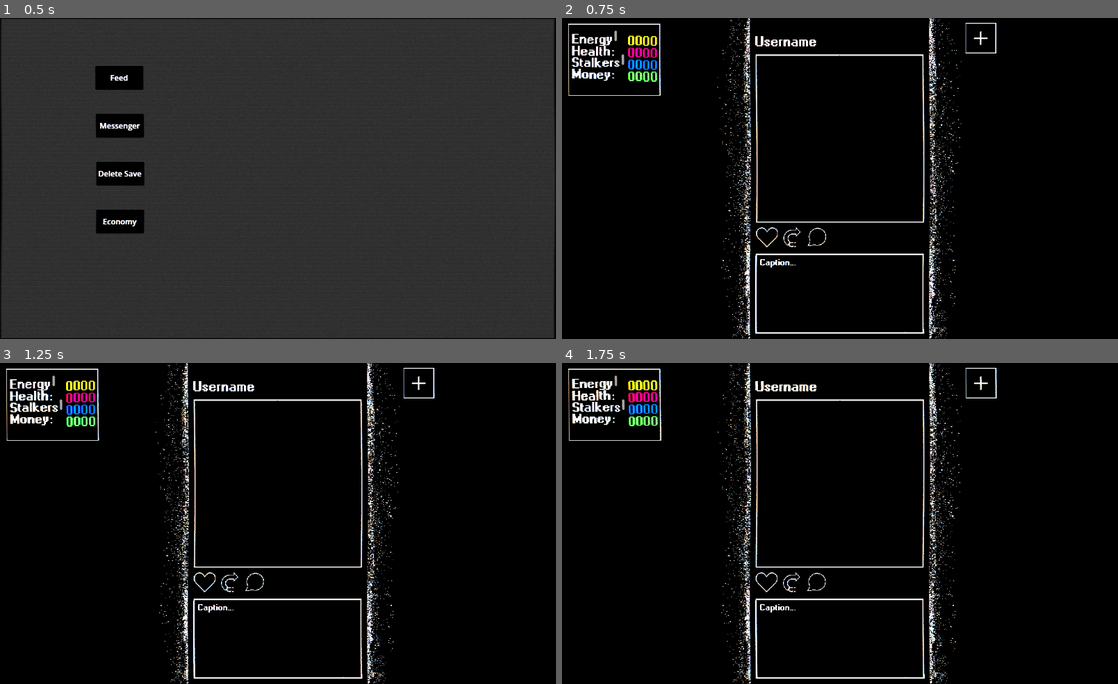
Above: before the commit, frames 1-4 (two rows, left to right).
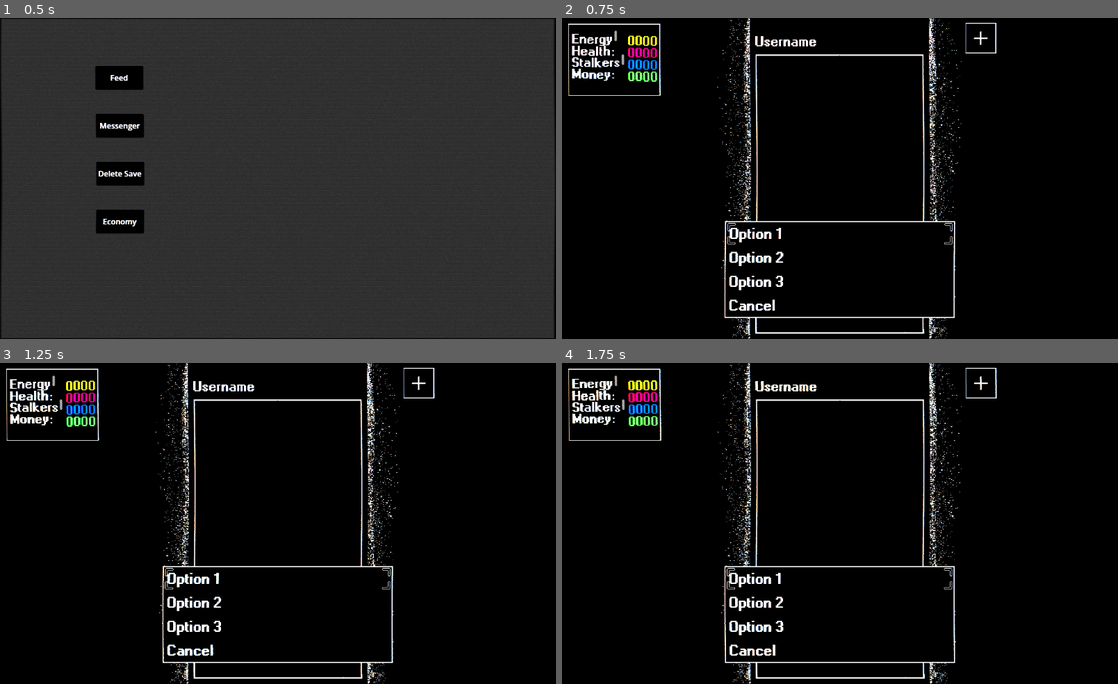
Above: after the commit, the same moments.

Repository: AdamCMunro/social-game
Game: Godot game, scene res://main.tscn
Same seed, same stepped clock (60 frames per second), same inputs: the game is played once before the commit and once after it.
Inputs (mouse positions are in pixels of both pictures, inside the frame that each line leads up to):
- Up to frame 1 (0.5 s): no input
- Up to frame 2 (0.75 s): click "Feed" at 0.5 s
- Up to frame 3 (1.25 s): no input
- Up to frame 4 (1.75 s): tap Enter at 1.25 s; move the mouse to (840, 523) at 1.27 s; click (840, 523) at 1.42 s

Frame 1 is identical in both runs. In frame 2, 2.5% of the frame differs, in the area x 29-71%, y 63-94%; in frame 3, 2.5%; in frame 4, 2.5%.

Commit message:
adding comment stuff

Diff:
--- a/social-game/feed.gd
+++ b/social-game/feed.gd
@@ -24,6 +24,7 @@
 
 var is_scrolling = false
 var paused = false
+var commenting = false
 
 # Called when the node enters the scene tree for the first time.
 func _ready() -> void:
@@ -31,6 +32,9 @@
 
 	background_pos = $FeedBackground/Texture.position
 	background_width = $FeedBackground/Texture.size.x
+
+	$CommentBox.position = viewport_centre
+	$CommentBox.position.y = 525
 
 	stat_block_pos = player.get_node("StatBlock").position
 
@@ -179,3 +183,15 @@
 		var hand = player.get_node("Hand")
 		tween.tween_property(hand, "position:y", hand_pos.y - 20, 0.05)
 		tween.tween_property(hand, "position:y", hand_pos.y, 0.05)
+
+func _show_comment_box():
+	var tween = create_tween()
+
+	tween.set_ease(Tween.EASE_IN_OUT)
+	tween.set_trans(Tween.TRANS_SINE)
+
+	tween.tween_property($CommentBox, "position:y", 100, 0.1)
+
+
+func _hide_comment_box():
+	pass
--- a/social-game/feed.tscn
+++ b/social-game/feed.tscn
@@ -5,6 +5,9 @@
 [ext_resource type="Texture2D" uid="uid://epawnamf4d4y" path="res://assets/Feed_Background.png" id="2_insad"]
 [ext_resource type="Script" uid="uid://du6rui0tgp2f3" path="res://new_post_button.gd" id="3_j7o2i"]
 [ext_resource type="Texture2D" uid="uid://clmicxk60kuy4" path="res://assets/New_Post_Button.png" id="3_n6tdq"]
+[ext_resource type="Texture2D" uid="uid://pfwusgo5ll1r" path="res://assets/Comment_Box.png" id="6_0eyb3"]
+[ext_resource type="FontFile" uid="uid://colsx08shwr3g" path="res://fonts/windows-bold[1].ttf" id="7_ogxe3"]
+[ext_resource type="Texture2D" uid="uid://bv7kp8r2220md" path="res://assets/Square_Selection.png" id="8_fqlfk"]
 
 [sub_resource type="RectangleShape2D" id="RectangleShape2D_insad"]
 size = Vector2(128, 128)
@@ -49,6 +52,160 @@
 [node name="CollisionShape2D" type="CollisionShape2D" parent="NewPostButton" unique_id=815436491]
 shape = SubResource("RectangleShape2D_insad")
 
+[node name="CommentBox" type="Area2D" parent="." unique_id=1898517508]
+z_index = 2
+
+[node name="CommentingText" type="Label" parent="CommentBox" unique_id=1036693439]
+visible = false
+offset_right = 40.0
+offset_bottom = 23.0
+
+[node name="Sprite2D" type="Sprite2D" parent="CommentBox" unique_id=1016564010]
+texture = ExtResource("6_0eyb3")
+
+[node name="Option1" type="Area2D" parent="CommentBox" unique_id=2101078491]
+position = Vector2(0, -75)
+
+[node name="Label" type="Label" parent="CommentBox/Option1" unique_id=1832067512]
+anchors_preset = 8
+anchor_left = 0.5
+anchor_top = 0.5
+anchor_right = 0.5
+anchor_bottom = 0.5
+offset_left = -230.0
+offset_top = -22.5
+offset_right = 230.0
+offset_bottom = 22.5
+grow_horizontal = 2
+grow_vertical = 2
+theme_override_fonts/font = ExtResource("7_ogxe3")
+theme_override_font_sizes/font_size = 30
+text = "Option 1"
+vertical_alignment = 1
+
+[node name="ColorRect" type="ColorRect" parent="CommentBox/Option1" unique_id=147961894]
+visible = false
+anchors_preset = 8
+anchor_left = 0.5
+anchor_top = 0.5
+anchor_right = 0.5
+anchor_bottom = 0.5
+offset_left = -230.0
+offset_top = -22.5
+offset_right = 230.0
+offset_bottom = 22.5
+grow_horizontal = 2
+grow_vertical = 2
+
+[node name="Option2" type="Area2D" parent="CommentBox" unique_id=1580980556]
+position = Vector2(0, -25)
+
+[node name="Label" type="Label" parent="CommentBox/Option2" unique_id=1102303710]
+anchors_preset = 8
+anchor_left = 0.5
+anchor_top = 0.5
+anchor_right = 0.5
+anchor_bottom = 0.5
+offset_left = -230.0
+offset_top = -22.5
+offset_right = 230.0
+offset_bottom = 22.5
+grow_horizontal = 2
+grow_vertical = 2
+theme_override_fonts/font = ExtResource("7_ogxe3")
+theme_override_font_sizes/font_size = 30
+text = "Option 2"
+vertical_alignment = 1
+
+[node name="ColorRect" type="ColorRect" parent="CommentBox/Option2" unique_id=1906481143]
+visible = false
+anchors_preset = 8
+anchor_left = 0.5
+anchor_top = 0.5
+anchor_right = 0.5
+anchor_bottom = 0.5
+offset_left = -230.0
+offset_top = -22.5
+offset_right = 230.0
+offset_bottom = 22.5
+grow_horizontal = 2
+grow_vertical = 2
+
+[node name="Option3" type="Area2D" parent="CommentBox" unique_id=1439181395]
+position = Vector2(0, 25)
+
+[node name="Label" type="Label" parent="CommentBox/Option3" unique_id=1183560354]
+anchors_preset = 8
+anchor_left = 0.5
+anchor_top = 0.5
+anchor_right = 0.5
+anchor_bottom = 0.5
+offset_left = -230.0
+offset_top = -22.5
+offset_right = 230.0
+offset_bottom = 22.5
+grow_horizontal = 2
+grow_vertical = 2
+theme_override_fonts/font = ExtResource("7_ogxe3")
+theme_override_font_sizes/font_size = 30
+text = "Option 3"
+vertical_alignment = 1
+
+[node name="ColorRect" type="ColorRect" parent="CommentBox/Option3" unique_id=1881964185]
+visible = false
+anchors_preset = 8
+anchor_left = 0.5
+anchor_top = 0.5
+anchor_right = 0.5
+anchor_bottom = 0.5
+offset_left = -230.0
+offset_top = -22.5
+offset_right = 230.0
+offset_bottom = 22.5
+grow_horizontal = 2
+grow_vertical = 2
+
+[node name="Cancel" type="Area2D" parent="CommentBox" unique_id=828478071]
+position = Vector2(0, 75)
+
+[node name="Label" type="Label" parent="CommentBox/Cancel" unique_id=1638370333]
+anchors_preset = 8
+anchor_left = 0.5
+anchor_top = 0.5
+anchor_right = 0.5
+anchor_bottom = 0.5
+offset_left = -230.0
+offset_top = -22.5
+offset_right = 230.0
+offset_bottom = 22.5
+grow_horizontal = 2
+grow_vertical = 2
+theme_override_fonts/font = ExtResource("7_ogxe3")
+theme_override_font_sizes/font_size = 30
+text = "Cancel"
+vertical_alignment = 1
+
+[node name="Selection" type="Area2D" parent="CommentBox" unique_id=234585728]
+position = Vector2(0, -75)
+
+[node name="NinePatchRect" type="NinePatchRect" parent="CommentBox/Selection" unique_id=1549745622]
+anchors_preset = 8
+anchor_left = 0.5
+anchor_top = 0.5
+anchor_right = 0.5
+anchor_bottom = 0.5
+offset_left = -235.0
+offset_top = -22.5
+offset_right = 235.0
+offset_bottom = 22.5
+grow_horizontal = 2
+grow_vertical = 2
+texture = ExtResource("8_fqlfk")
+patch_margin_left = 17
+patch_margin_top = 17
+patch_margin_right = 17
+patch_margin_bottom = 17
+
 [connection signal="input_event" from="NewPostButton" to="NewPostButton" method="_on_input_event"]
 [connection signal="mouse_entered" from="NewPostButton" to="NewPostButton" method="_on_mouse_entered"]
 [connection signal="mouse_exited" from="NewPostButton" to="NewPostButton" method="_on_mouse_exited"]
Not shown, added: social-game/assets/Comment_Box.png.import
